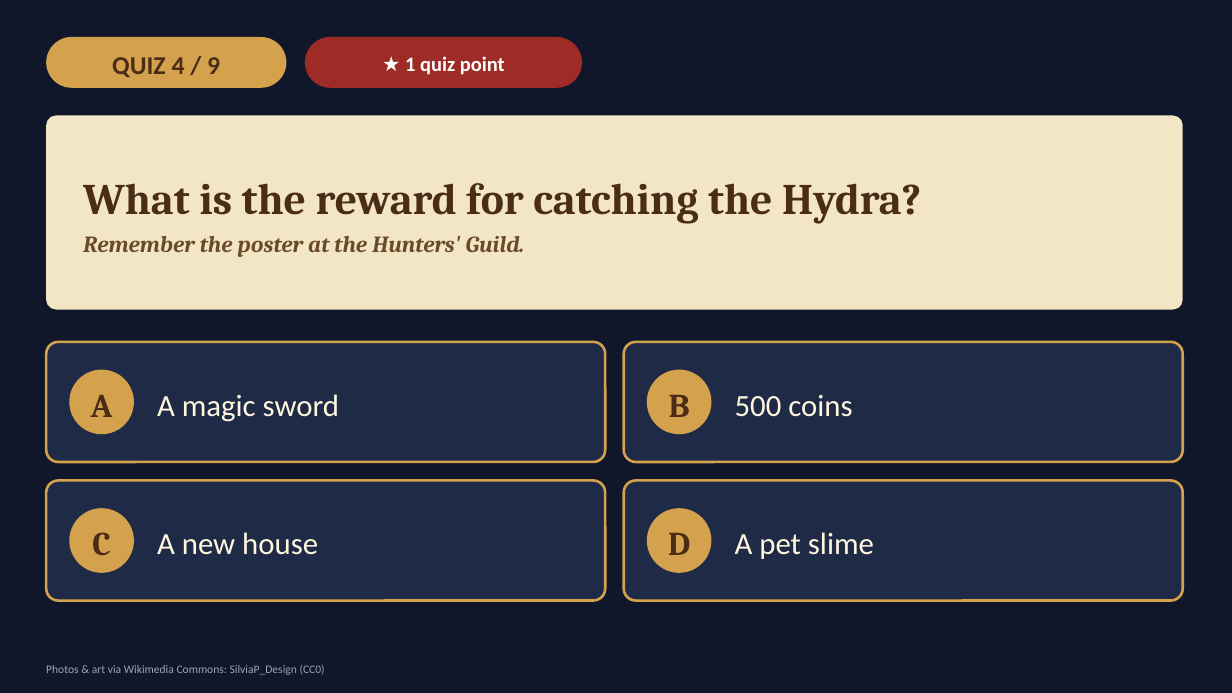
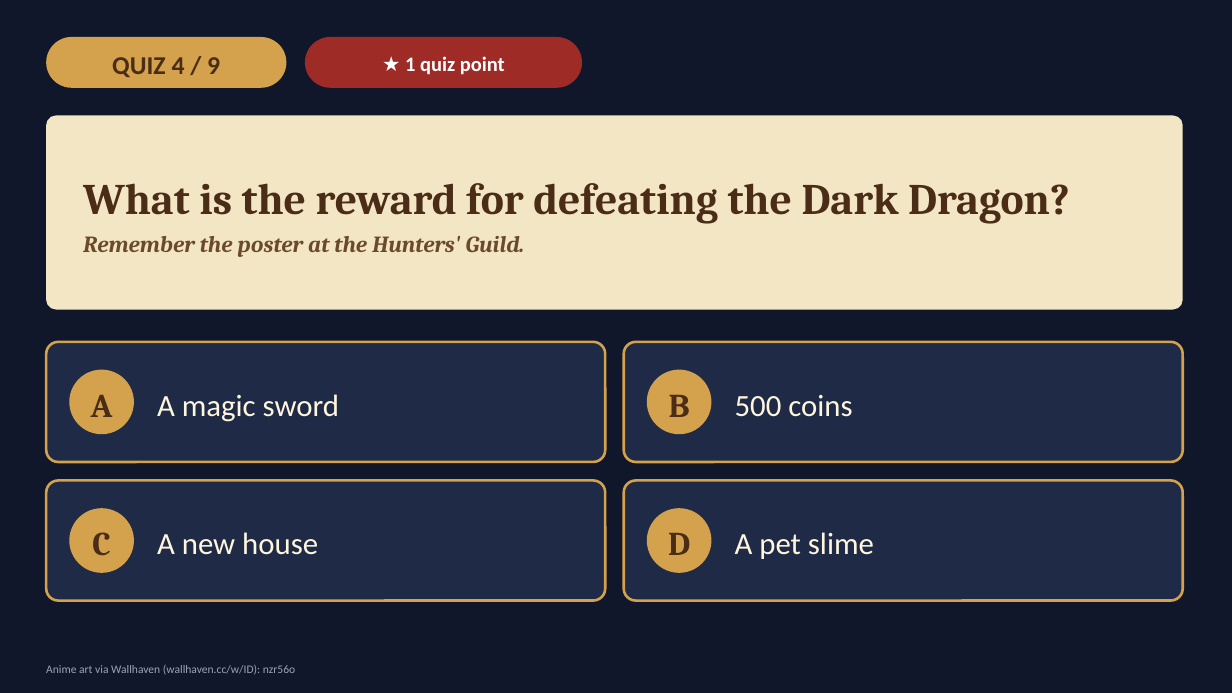
Before and after one commit to choivoo/-, a slide deck: slide 10 of Seonpig_Isekai_Adventure_Grade6_English_20slides.pptx. Drawn at 1232x693 pixels with LibreOffice and Linux fonts; fonts in the diff are those of the drawing; background and template pictures are left out. Boxes give left, top, right and bottom in pixels: in the first picture for what was removed or moved away, otherwise in the second. Text is boxed around its words. In the diff, an @@ line names an element or a change of style, - is before the commit and + after.

```diff
--- a/Seonpig_Isekai_Adventure_Grade6_English_20slides.pptx
+++ b/Seonpig_Isekai_Adventure_Grade6_English_20slides.pptx
@@ text at [83,183,1070,224]: text changed @@
-What is the reward for catching the Hydra?
+What is the reward for defeating the Dark Dragon?
@@ text at [46,665,295,675]: text changed @@
-Photos & art via Wikimedia Commons: SilviaP_Design (CC0)
+Anime art via Wallhaven (wallhaven.cc/w/ID): nzr56o
```
Also in this commit, not shown: 19 other slides changed.
